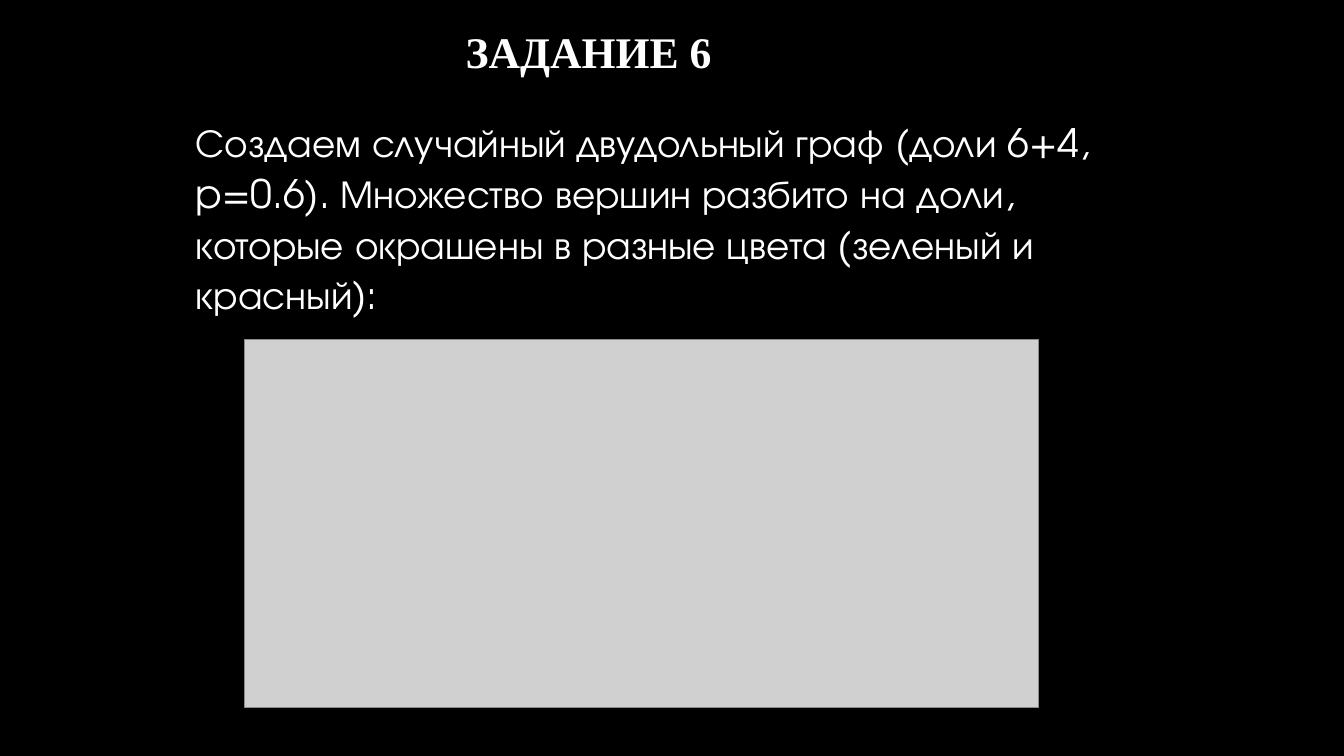
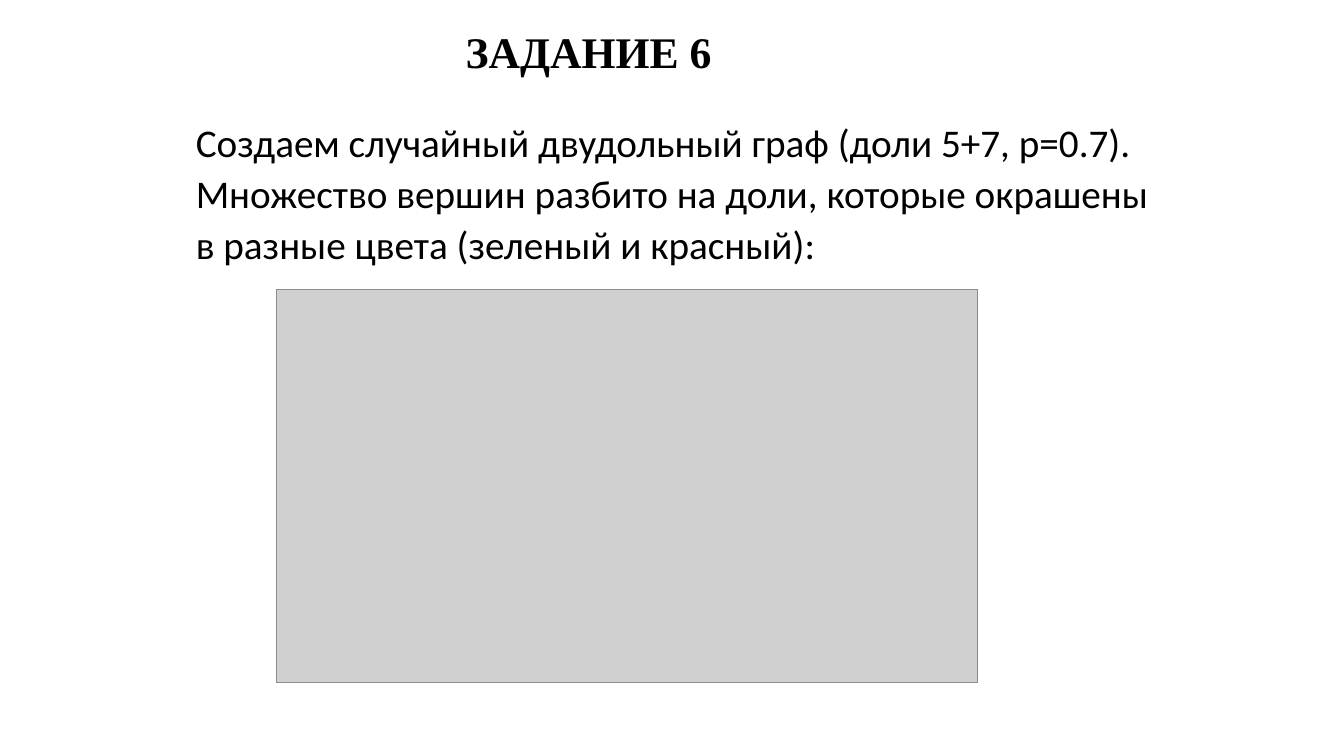
Before and after one commit to Lustitel/PPP_Labs, a slide deck: slide 14 of Lab2 презентация.pptx. Drawn at 1344x756 pixels with LibreOffice and Linux fonts; fonts in the diff are those of the drawing; grey boxes stand for pictures; background and template pictures are left out. Boxes give left, top, right and bottom in pixels: in the first picture for what was removed or moved away, otherwise in the second. Text is boxed around its words. In the diff, an @@ line names an element or a change of style, - is before the commit and + after.

```diff
--- a/Lab2 презентация.pptx
+++ b/Lab2 презентация.pptx
@@ background picture (left out) to #FFFFFF @@
@@ text "ЗАДАНИЕ 6" at [466, 39, 712, 76]: text colour gradient #FFFFFF to #A6A6A6 to #000000 @@
@@ text at [196, 128, 1148, 266]: text changed; font TeX Gyre Adventor to Calibri; text colour #FFFFFF to #000000 @@
-Создаем случайный двудольный граф (доли 6+4, p=0.6). Множество вершин разбито на доли, которые окрашены в разные цвета (зеленый и красный):
+Создаем случайный двудольный граф (доли 5+7, p=0.7). Множество вершин разбито на доли, которые окрашены в разные цвета (зеленый и красный):
@@ picture: place and size @@
-picture at [245, 340, 1038, 708]
+picture at [276, 290, 978, 684]
```
Also in this commit, not shown: 24 other slides changed, 1 other file.
